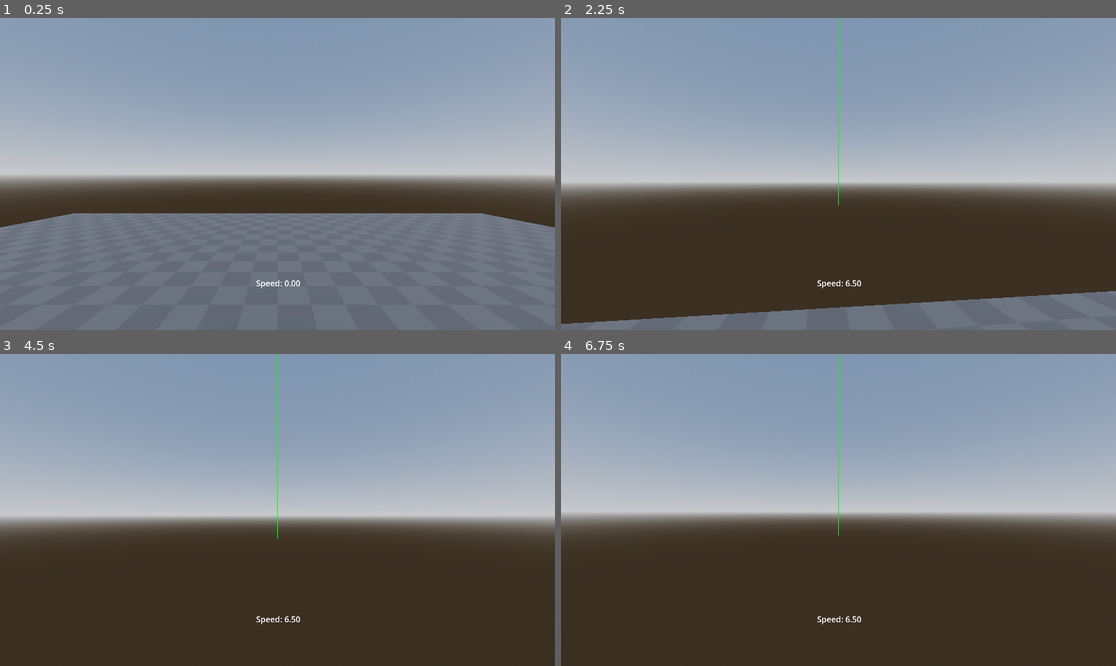
Above: before the commit, frames 1-4 (two rows, left to right).
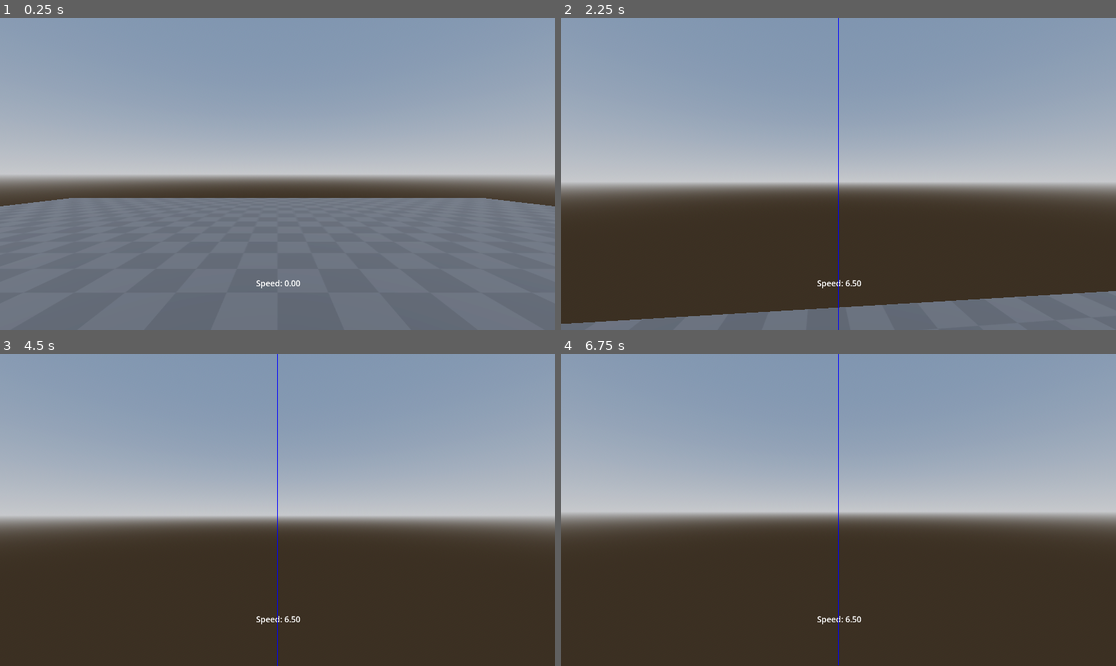
Above: after the commit, the same moments.

Repository: darichey/gibfest
Game: Godot game, scene res://Level.tscn
Two runs of this game, one before a commit and one after it. Both use one fixed random seed, a clock stepped at 60 frames per second and the inputs below.
Inputs (mouse positions are in pixels of both pictures, inside the frame that each line leads up to):
- Up to frame 1 (0.25 s): no input
- Up to frame 2 (2.25 s): move the mouse to (866, 174) at 0.52 s; hold Space (move_jump) 0.53-1.28 s; hold W (move_forward) from 0.53 s (still down); move the mouse to (810, 174) at 1.27 s; tap Space (move_jump) at 1.35, 1.52, 1.82 s; move the mouse to (849, 167) at 2.02 s; hold Space (move_jump) from 2.03 s (still down)
- Up to frame 3 (4.5 s): keep holding W (move_forward); move the mouse to (271, 516) at 2.77 s; release Space (move_jump) at 2.78 s; tap Space (move_jump) at 2.85, 3.02, 3.32, 4.35 s; tap Enter at 3.5 s; move the mouse to (316, 513) at 3.52 s; hold Space (move_jump) 3.53-4.28 s; move the mouse to (233, 506) at 4.27 s
- Up to frame 4 (6.75 s): tap Space (move_jump) at 4.52, 4.82, 5.85, 6.02, 6.32 s; tap Enter at 5, 6.5 s; move the mouse to (844, 510) at 5.02 s; hold Space (move_jump) 5.03-5.78 s; move the mouse to (816, 503) at 5.77 s; release W (move_forward) at 5.78 s; hold D (move_right) 5.78-6.53 s; move the mouse to (866, 510) at 6.52 s; hold W (move_forward) from 6.53 s (still down); hold Space (move_jump) from 6.53 s (still down)

The runs differ from the first frame. In frame 1, 5.2% of the frame differs, in the area x 0-100%, y 57-68%; in frame 2, 0.1%; in frame 3, 0.1%; in frame 4, 0.1%.

Commit message:
Extract movement code

Diff:
--- /dev/null
+++ b/game/BasicMovement.gd
@@ -0,0 +1,44 @@
+extends Object
+class_name BasicMovement
+
+const AUTO_HOP: bool = true
+const WALK_SPEED: float = 6.5
+const JUMP_SPEED: float = 4.5
+static var gravity = ProjectSettings.get_setting("physics/3d/default_gravity")
+
+static func get_next_gravity_velocity(cur_vel: Vector3, onground: bool, delta: float) -> Vector3:
+	if onground:
+		return Vector3.ZERO
+	else:
+		return Vector3.UP * (cur_vel.y - gravity * delta)
+
+static func should_jump(onground: bool) -> bool:
+	if AUTO_HOP:
+		return Input.is_action_pressed("move_jump") and onground
+	else:
+		return Input.is_action_just_pressed("move_jump") and onground
+
+static func get_next_jump_velocity(onground: bool, delta: float) -> Vector3:
+	if should_jump(onground):
+		return Vector3.UP * JUMP_SPEED
+	else:
+		return Vector3.ZERO
+
+static func get_next_walk_velocity(cur_vel: Vector3, wishdir: Vector3, delta: float) -> Vector3:
+	if wishdir == Vector3.ZERO:
+		return Vector3(
+			move_toward(cur_vel.x, 0, WALK_SPEED),
+			0,
+			move_toward(cur_vel.z, 0, WALK_SPEED)
+		)
+	else:
+		return wishdir * WALK_SPEED
+
+static func move(cur_vel: Vector3, wishvel: Vector3, onground: bool, delta: float) -> Vector3:
+	var wishdir := wishvel.normalized()
+
+	var gravity := get_next_gravity_velocity(cur_vel, onground, delta)
+	var jump := get_next_jump_velocity(onground, delta)
+	var walk := get_next_walk_velocity(cur_vel, wishdir, delta)
+
+	return gravity + jump + walk
--- a/game/Level.tscn
+++ b/game/Level.tscn
@@ -65,4 +65,4 @@
 shape = SubResource("ConcavePolygonShape3D_sxi1f")
 
 [node name="Player" parent="." instance=ExtResource("1_glaeu")]
-transform = Transform3D(1, 0, 0, 0, 1, 0, 0, 0, 1, 0, 2.47136, 0)
+transform = Transform3D(1, 0, 0, 0, 1, 0, 0, 0, 1, 0, 1, 0)
--- a/game/Player.gd
+++ b/game/Player.gd
@@ -1,49 +1,9 @@
 extends CharacterBody3D
 
-@export var auto_hop: bool = true
-@export var walk_speed: float = 6.5
-@export var jump_speed: float = 4.5
 @export var mouse_sensitivity: float = 0.002
 @export var debug: bool = false
 
-var gravity = ProjectSettings.get_setting("physics/3d/default_gravity")
-
-func get_next_gravity_velocity(delta: float) -> Vector3:
-	if not is_on_floor():
-		return Vector3.UP * (velocity.y - gravity * delta)
-	else:
-		return Vector3.ZERO
-
-func should_jump() -> bool:
-	if auto_hop:
-		return Input.is_action_pressed("move_jump") and is_on_floor()
-	else:
-		return Input.is_action_just_pressed("move_jump") and is_on_floor()
-
-func get_next_jump_velocity() -> Vector3:
-	if should_jump():
-		return Vector3.UP * jump_speed
-	else:
-		return Vector3.ZERO
-
-func get_next_walk_velocity() -> Vector3:
-	var input_dir := Input.get_vector("move_left", "move_right", "move_forward", "move_back")
-	var direction := (transform.basis * Vector3(input_dir.x, 0, input_dir.y)).normalized()
-
-	if direction == Vector3.ZERO:
-		return Vector3(
-			move_toward(velocity.x, 0, walk_speed),
-			0,
-			move_toward(velocity.z, 0, walk_speed)
-		)
-	else:
-		return direction * walk_speed
-
-func get_next_velocity(delta: float) -> Vector3:
-	var gravity := get_next_gravity_velocity(delta)
-	var jump := get_next_jump_velocity()
-	var walk := get_next_walk_velocity()
-	return gravity + jump + walk
+var debug_wishdir: Vector3 = Vector3.ZERO
 
 func _ready() -> void:
 	Input.set_mouse_mode(Input.MOUSE_MODE_CAPTURED)
@@ -56,7 +16,12 @@
 			$Head.rotation.x = clampf($Head.rotation.x, -deg_to_rad(70), deg_to_rad(70))
 
 func _physics_process(delta: float) -> void:
-	velocity = get_next_velocity(delta)
+	var input_dir := Input.get_vector("move_left", "move_right", "move_forward", "move_back")
+	var wishvel := (transform.basis * Vector3(input_dir.x, 0, input_dir.y)).normalized()
+
+	debug_wishdir = wishvel.normalized()
+
+	velocity = BasicMovement.move(velocity, wishvel, is_on_floor(), delta)
 	move_and_slide()
 
 func toggle_debug() -> void:
@@ -69,10 +34,6 @@
 		$Head.rotation.x = deg_to_rad(-90)
 		debug = true
 
-func get_xz_velocity() -> Vector3:
-	var xz_plane := Plane(Vector3(0, 1, 0))
-	return xz_plane.project(velocity)
-
 func _process(delta: float) -> void:
 	if Input.is_action_just_pressed("activate_debug"):
 		toggle_debug()
--- a/game/SpeedLabel.gd
+++ b/game/SpeedLabel.gd
@@ -3,5 +3,5 @@
 @onready var player = $"../.."
 
 func _process(delta: float) -> void:
-	var xz_velocity = player.get_xz_velocity()
-	text = "Speed: %.2f" % (xz_velocity.length())
+	var xz_speed = Plane.PLANE_XZ.project(player.velocity).length()
+	text = "Speed: %.2f" % xz_speed
--- a/game/VelocityVisual.gd
+++ b/game/VelocityVisual.gd
@@ -14,8 +14,13 @@
 func _draw() -> void:
 	draw_vector(
 		player.global_transform.origin,
-		player.global_transform.origin + player.get_xz_velocity(),
+		player.global_transform.origin + Plane.PLANE_XZ.project(player.velocity),
 		Color.GREEN
+	)
+	draw_vector(
+		player.global_transform.origin,
+		player.global_transform.origin + player.debug_wishdir,
+		Color.BLUE
 	)
 
 func _process(delta: float) -> void:
